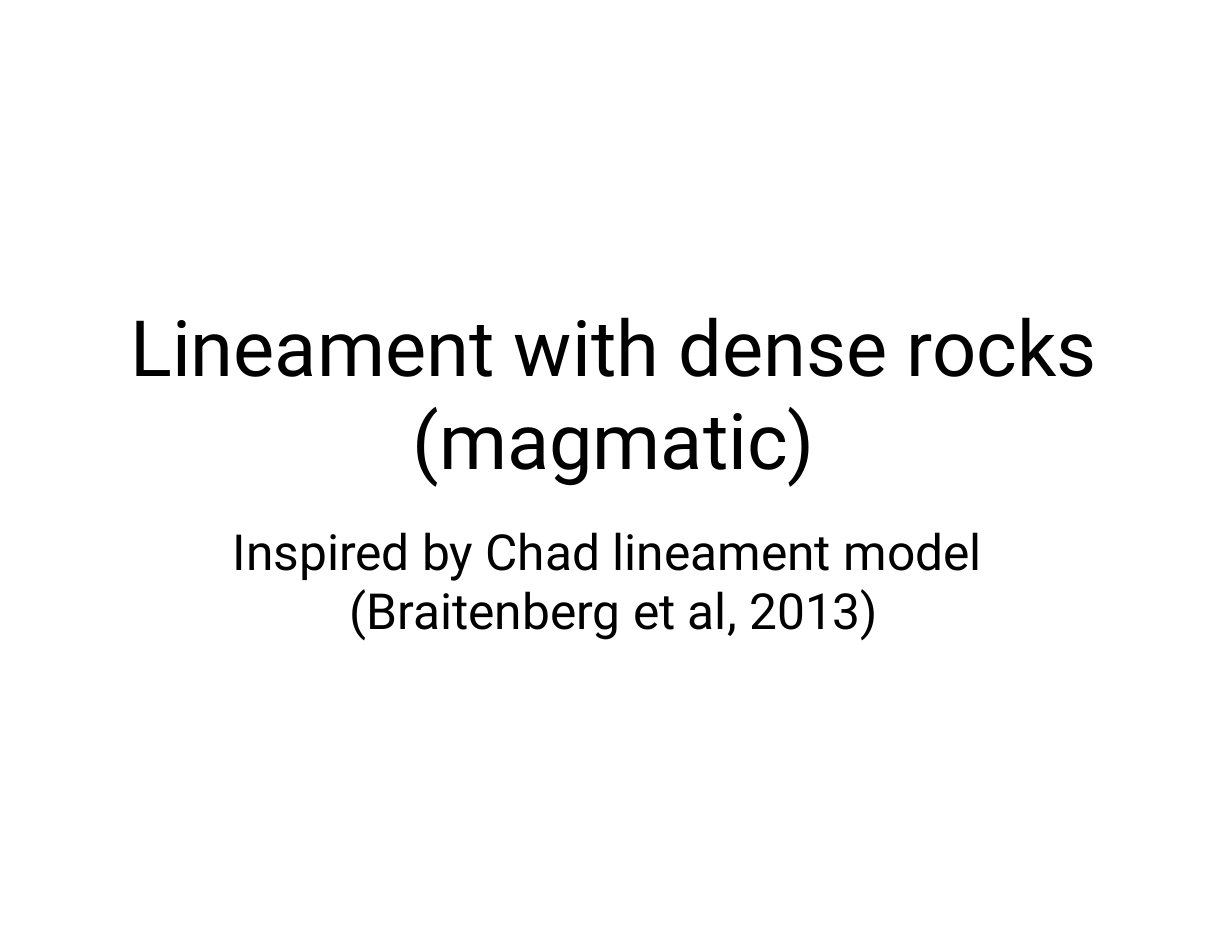
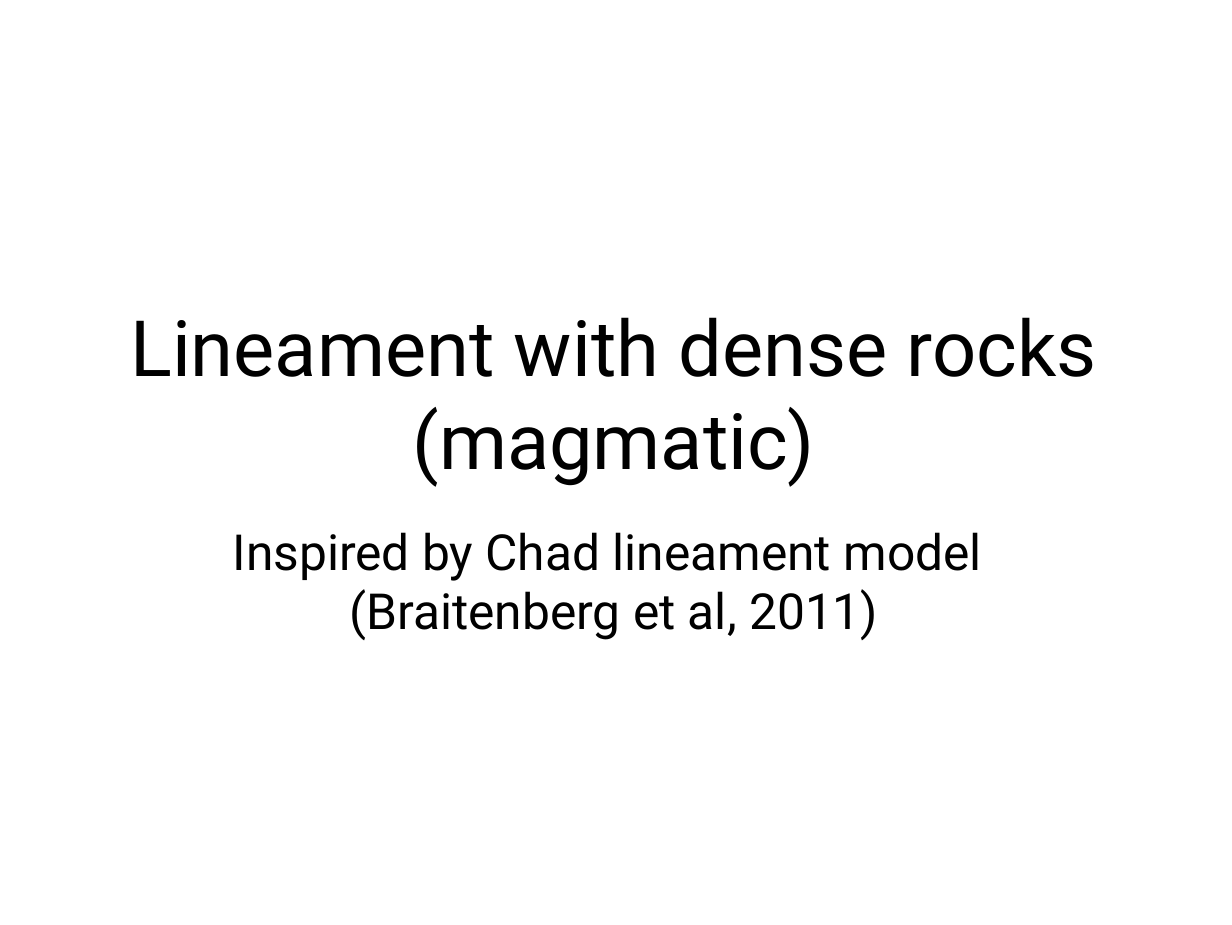
Before and after one commit to leouieda/egu2014, a slide deck: slide 28 of presentation/slides.odp (slide 27 before the commit). Drawn at 1232x925 pixels with LibreOffice and Linux fonts; fonts in the diff are those of the drawing. Boxes give left, top, right and bottom in pixels: in the first picture for what was removed or moved away, otherwise in the second. Text is boxed around its words. In the diff, an @@ line names an element or a change of style, - is before the commit and + after.

```diff
--- a/presentation/slides.odp
+++ b/presentation/slides.odp
@@ title at (233,532,982,640): text changed @@
-Inspired by Chad lineament model
-(Braitenberg et al, 2013)
+Inspired by Chad lineament model
+(Braitenberg et al, 2011)
```
Also in this commit, not shown: 5 slides added, 5 other files.
